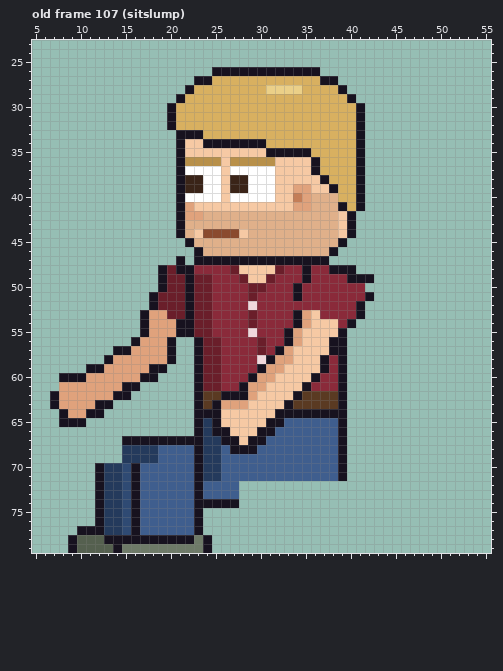
Pixel-art file, stored at sprites/expo/expo_attf_left_anim.aseprite. The picture above is the old version.
64x80 pixels, 129 frames. Colours within 5 levels of each other are drawn and written as one. Shown: old frame 107 (sitslump): x 5..55, y 23..79. The commit also changed other frames, which this record leaves out.
After:
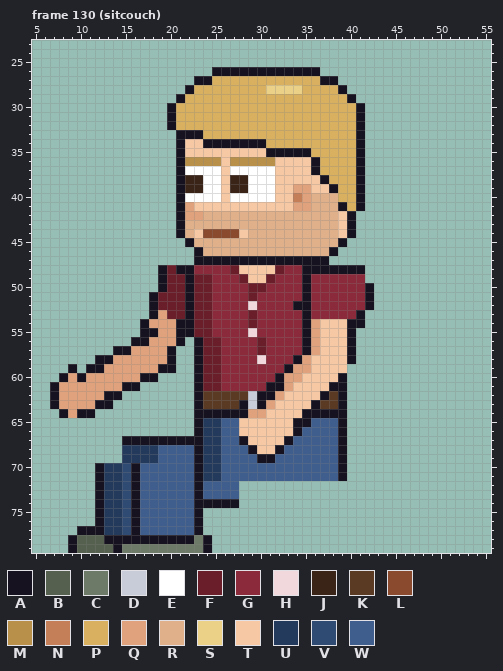
Palette (. is transparent): A #17121f  B #55604f  C #6e7a68  D #c8ccd8  E #ffffff  F #6a1e2a  G #8a2a3a  H #f0d8dc  J #3a2418  K #5a3a22  L #8a4a2e  M #b8904a  N #c47e58  P #d8b060  Q #e0a27c  R #e0b08a  S #ebd088  T #f6c9a4  U #243a5c  V #2f4a73  W #3f5e8e
A new or re-ordered frame is compared with the old frame closest to it.
The edit:
frames 129 -> 135
Frame 130 (sitcouch) is new; against old frame 107 (sitslump), layers "Near Arm", "Back Arm":
y 47: x 21 A -> .
y 48: x 36..37 GG -> AA; x 41 . -> A
y 49: x 40..42 AAA -> GG.
y 50: x 34..35 AG -> GA; x 42 . -> A
y 51: x 34..35 AG -> GA
y 52: x 34..35 GG -> AA; x 41..42 A. -> GA
y 53: x 17..18 AQ -> .A; x 34..36 AQT -> GAG
y 54: x 34..36 AQT -> GAQ; x 39 G -> T; x 41 . -> A
y 55: x 18 Q -> A; x 33..36 AQTT -> GGAQ; x 39..40 A. -> TA
y 56: x 17 Q -> A; x 20..21 A. -> QA; x 33..36 AQTT -> GGAQ; x 38..40 AA. -> TTA
y 57: x 32..36 AQTTT -> GGGAQ; x 38..40 AA. -> TTA
y 58: x 12 . -> A; x 31..35 AQQTT -> GGGAQ; x 37..40 AGA. -> TTTA
y 59: x 9 . -> A; x 18 A -> Q; x 20 . -> A; x 30..35 AQQTTT -> GGGAQQ; x 37..39 AGA -> TTT
y 60: x 9 A -> Q; x 29..34 AQQTTT -> GGGAQQ; x 36..38 AGG -> TTT
y 61: x 7 . -> A; x 28..33 AQQTTT -> GGGAAQ; x 35..38 AGGG -> TTTA
y 62: x 13 Q -> A; x 15 A -> .; x 26..32 AAAQTTT -> KKKDAAQ; x 34..37 AKKK -> TTTA
y 63: x 25..31 AQQQTTT -> KKKADAQ; x 33..36 AKKK -> TTTA
y 64: x 10 Q -> A; x 12 A -> .; x 26..30 TTTTT -> AAAQQ; x 32..34 AAA -> TTT
y 65: x 8..10 AAA -> ...; x 25..27 ATT -> UWW; x 31..35 AAWWW -> TTTAA
y 66: x 25..27 AAT -> UWW; x 30..34 AAWWW -> TTTTA
y 67: x 26..33 AATAAWWW -> WWATTTTA
y 68: x 27..28 AA -> WW; x 30..32 WWW -> TTA
y 69: x 30..31 WW -> AA
Pixel boxes of the changes (left, top, right, bottom) in both pictures:
erased: (176, 256, 185, 265)
changed: (50, 265, 374, 463)
